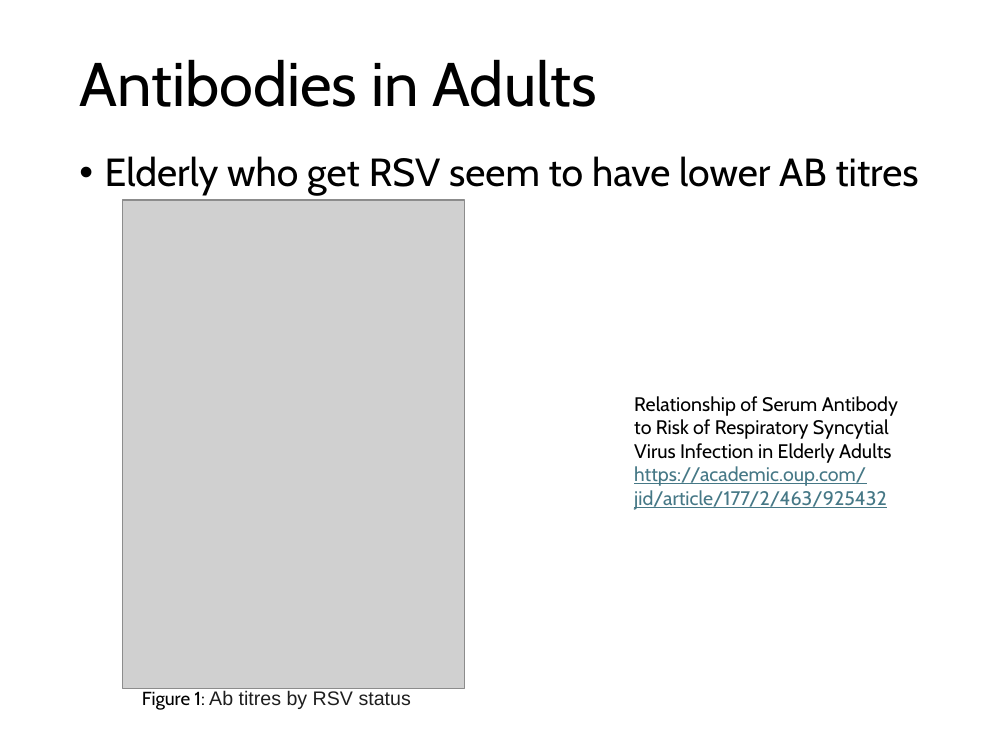
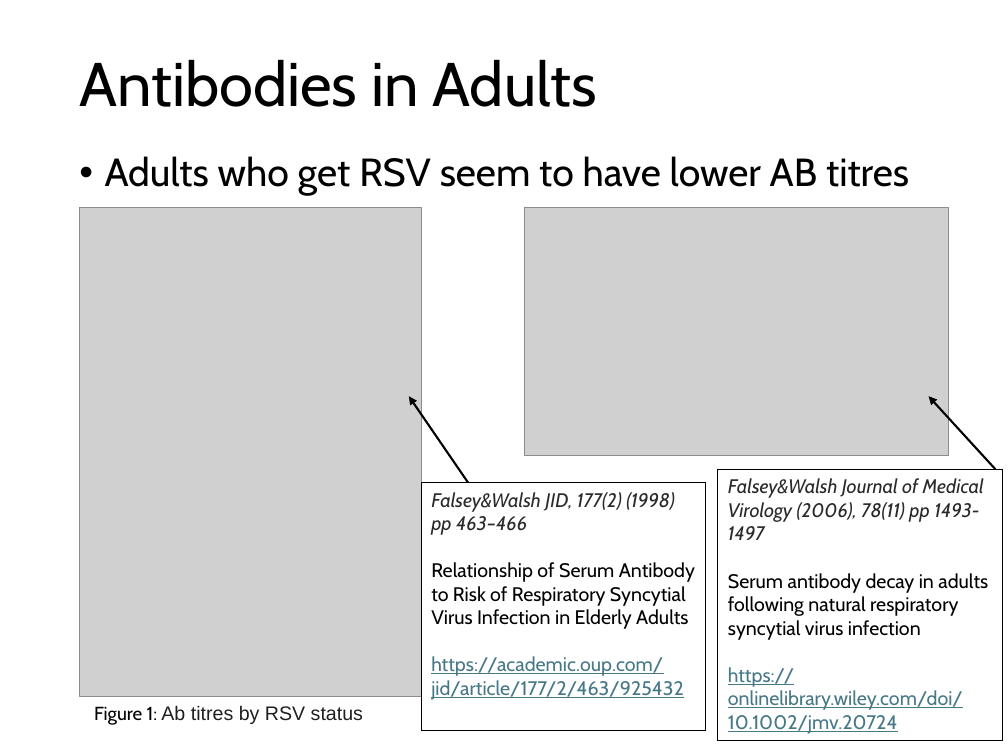
Before and after one commit to deborahcromer/RSVcorrelates, a slide deck: slide 8 of raw-data/RSV Data Summary.pptx. Drawn at 1008x756 pixels with LibreOffice and Linux fonts; fonts in the diff are those of the drawing; grey boxes stand for pictures. Boxes give left, top, right and bottom in pixels: in the first picture for what was removed or moved away, otherwise in the second. Text is boxed around its words. In the diff, an @@ line names an element or a change of style, - is before the commit and + after.

```diff
--- a/raw-data/RSV Data Summary.pptx
+++ b/raw-data/RSV Data Summary.pptx
@@ text at (x1=105, y1=156, x2=909, y2=196): text changed @@
-• Elderly who get RSV seem to have lower AB titres
+• Adults who get RSV seem to have lower AB titres
@@ picture moved from (x1=123, y1=200, x2=465, y2=688) to (x1=80, y1=208, x2=421, y2=697) @@
@@ picture added at (x1=525, y1=208, x2=950, y2=456) @@
@@ arrow added from (468, 483) to (409, 396), #000000 1.5 pt @@
@@ arrow added from (996, 470) to (928, 396), #000000 1.5 pt @@
@@ rectangle added at (x1=718, y1=470, x2=1002, y2=741), outline #000000 0.75 pt, 14 pt, text #000000 @@
+Falsey&Walsh Journal of Medical Virology (2006), 78(11) pp 1493-1497
+Serum antibody decay in adults following natural respiratory syncytial virus infection
+https://onlinelibrary.wiley.com/doi/10.1002/jmv.20724
@@ rectangle "Falsey&Walsh JID, 177(2) (1998) pp ..." resized from (x1=634, y1=396, x2=898, y2=510) to (x1=421, y1=483, x2=706, y2=731) @@
@@ rectangle "Falsey&Walsh JID, 177(2) (1998) pp ..." at (x1=421, y1=483, x2=706, y2=731): outline none to #000000 0.75 pt @@
@@ text in rectangle at (x1=431, y1=492, x2=675, y2=535): paragraph added @@
+Falsey&Walsh JID, 177(2) (1998) pp 463–466
@@ text "Figure 1: Ab titres by ..." moved from (x1=142, y1=690, x2=411, y2=710) to (x1=94, y1=705, x2=363, y2=725) @@
```
Also in this commit, not shown: 9 other slides changed, 5 slides added, 1 slide removed, 1 other file.
